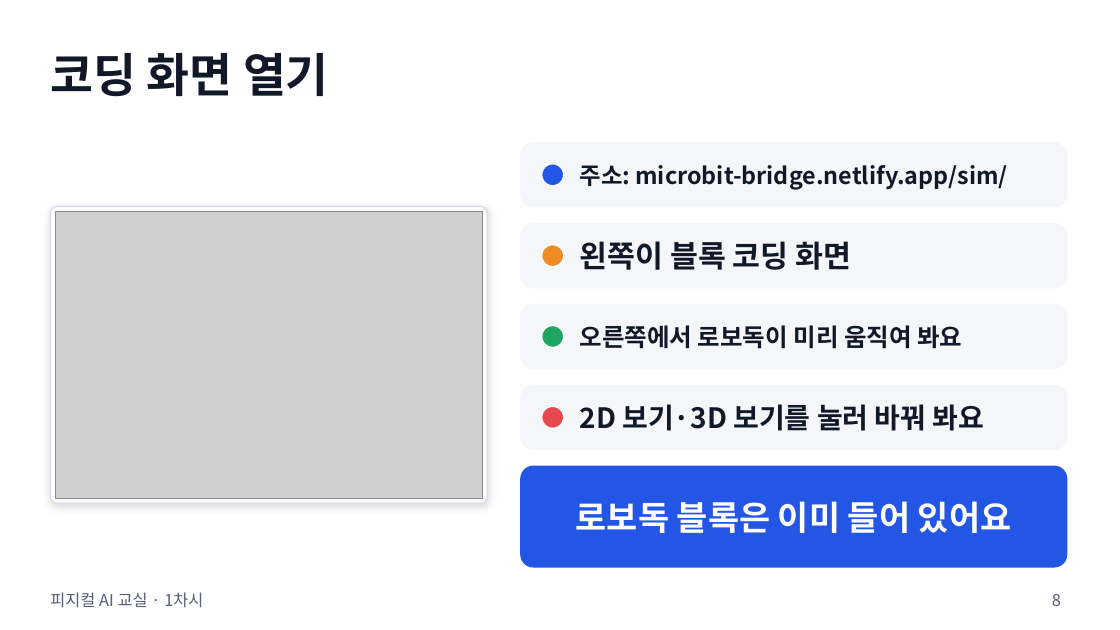
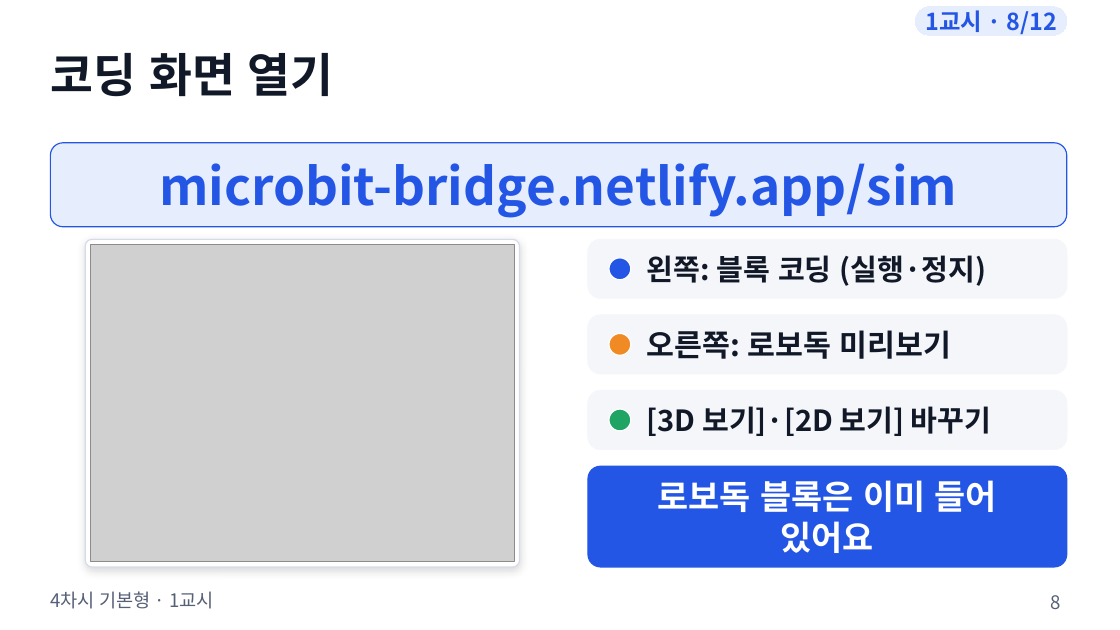
Before and after one commit to boundaryx01-uniquelife/microbit, a slide deck: slide 8 of bridge/docs/materials/4차시_기본형/4차시_수업슬라이드.pptx. Drawn at 1120x630 pixels with LibreOffice and Linux fonts; fonts in the diff are those of the drawing; grey boxes stand for pictures. Boxes give left, top, right and bottom in pixels: in the first picture for what was removed or moved away, otherwise in the second. Text is boxed around its words. In the diff, an @@ line names an element or a change of style, - is before the commit and + after.

```diff
--- a/bridge/docs/materials/4차시_기본형/4차시_수업슬라이드.pptx
+++ b/bridge/docs/materials/4차시_기본형/4차시_수업슬라이드.pptx
@@ rounded rectangle added at [916,7,1067,35], fill #E6EDFD, outline #E6EDFD 0.75 pt, 20 pt, text #2456E5, bold @@
+1교시 · 8/12
@@ rounded rectangle added at [50,143,1067,227], fill #E6EDFD, outline #2456E5 1 pt @@
@@ rounded rectangle removed at [521,143,1067,207] @@
@@ text at [159,163,957,218]: text changed; size 20 to 44 pt; text colour #111827 to #2456E5 @@
-주소: microbit-bridge.netlify.app/sim/
+microbit-bridge.netlify.app/sim
@@ ellipse removed at [542,164,564,186] @@
@@ proportions changed in 4 elements at [588,391,1067,450], [588,315,1067,374], [588,239,1067,298], [85,239,519,567] @@
@@ rounded rectangle: place and size @@
-rounded rectangle at [50,207,487,503]
+rounded rectangle at [85,239,519,567]
@@ rounded rectangle: place and size @@
-rounded rectangle at [521,223,1067,287]
+rounded rectangle at [588,239,1067,298]
@@ picture: place and size @@
-picture at [55,212,482,498]
+picture at [90,245,514,562]
@@ ellipse: place and size @@
-ellipse at [542,245,564,266]
+ellipse at [609,258,631,280]
@@ ellipse at [609,258,631,280]: fill #F08A24 to #2456E5 @@
@@ text at [647,255,986,286]: text changed; size 26 to 25 pt @@
-왼쪽이 블록 코딩 화면
+왼쪽: 블록 코딩 (실행·정지)
@@ rounded rectangle: place and size @@
-rounded rectangle at [521,304,1067,368]
+rounded rectangle at [588,315,1067,374]
@@ ellipse: place and size @@
-ellipse at [542,326,564,348]
+ellipse at [609,334,631,355]
@@ ellipse at [609,334,631,355]: fill #1FA463 to #F08A24 @@
@@ text at [647,330,952,359]: text changed; size 21 to 26 pt @@
-오른쪽에서 로보독이 미리 움직여 봐요
+오른쪽: 로보독 미리보기
@@ rounded rectangle: place and size @@
-rounded rectangle at [521,386,1067,450]
+rounded rectangle at [588,391,1067,450]
@@ ellipse: place and size @@
-ellipse at [542,407,564,429]
+ellipse at [609,409,631,431]
@@ ellipse at [609,409,631,431]: fill #E5484D to #1FA463 @@
@@ text at [647,406,991,436]: text changed; size 24 to 25 pt @@
-2D 보기·3D 보기를 눌러 바꿔 봐요
+[3D 보기]·[2D 보기] 바꾸기
@@ rounded rectangle: place and size @@
-rounded rectangle at [521,466,1067,567]
+rounded rectangle at [588,466,1067,567]
@@ text "로보독 블록은 이미 들어 있어요" rewrapped from [576,501,1011,533] to [657,480,997,553] @@
@@ text at [50,591,214,609]: text changed; size 14 to 16 pt @@
-피지컬 AI 교실 · 1차시
+4차시 기본형 · 1교시
@@ page number at [1051,595,1061,609]: size 14 to 16 pt @@
```
Also in this commit, not shown: 44 other slides changed, 3 slides added, 1 slide removed, 25 other files.
